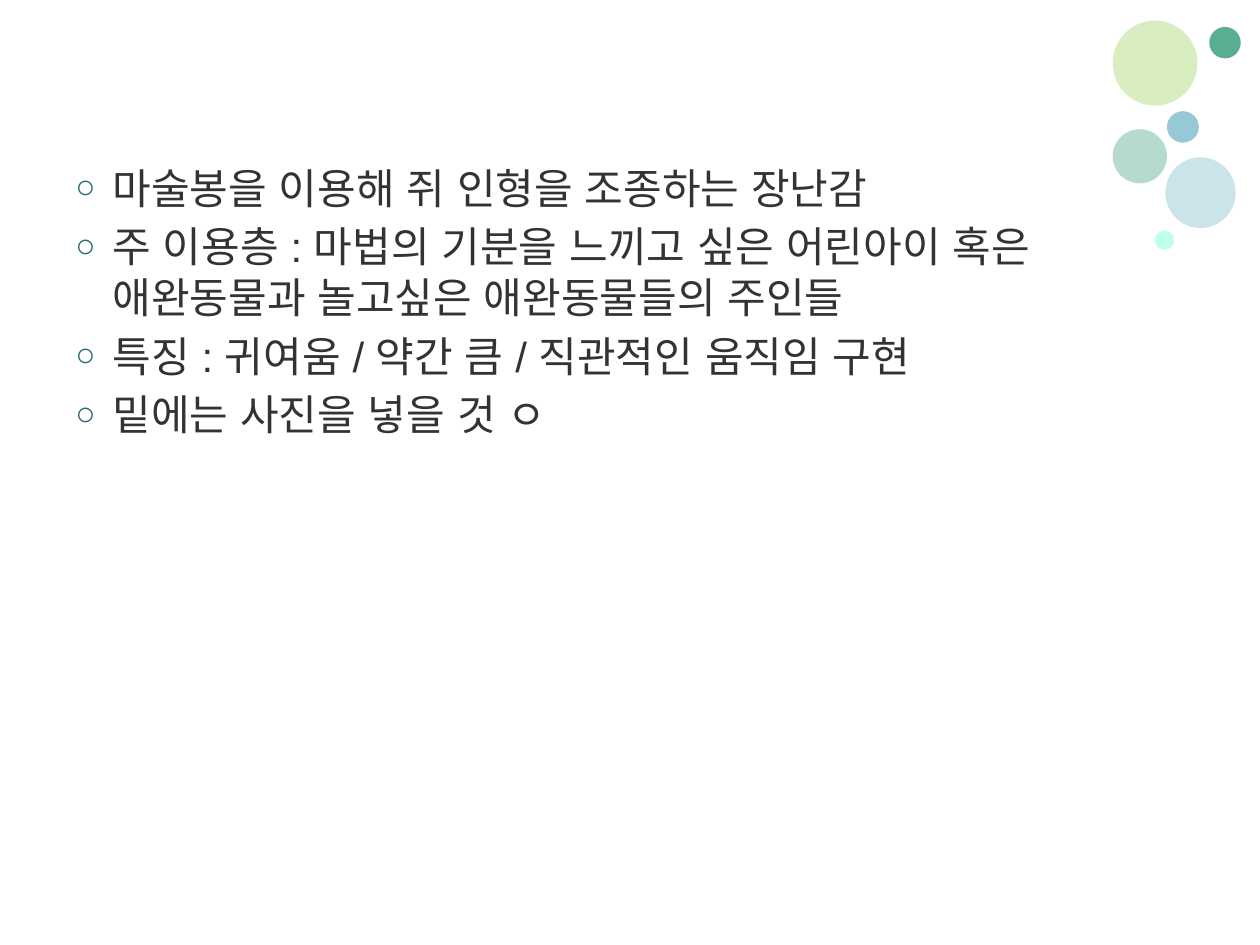
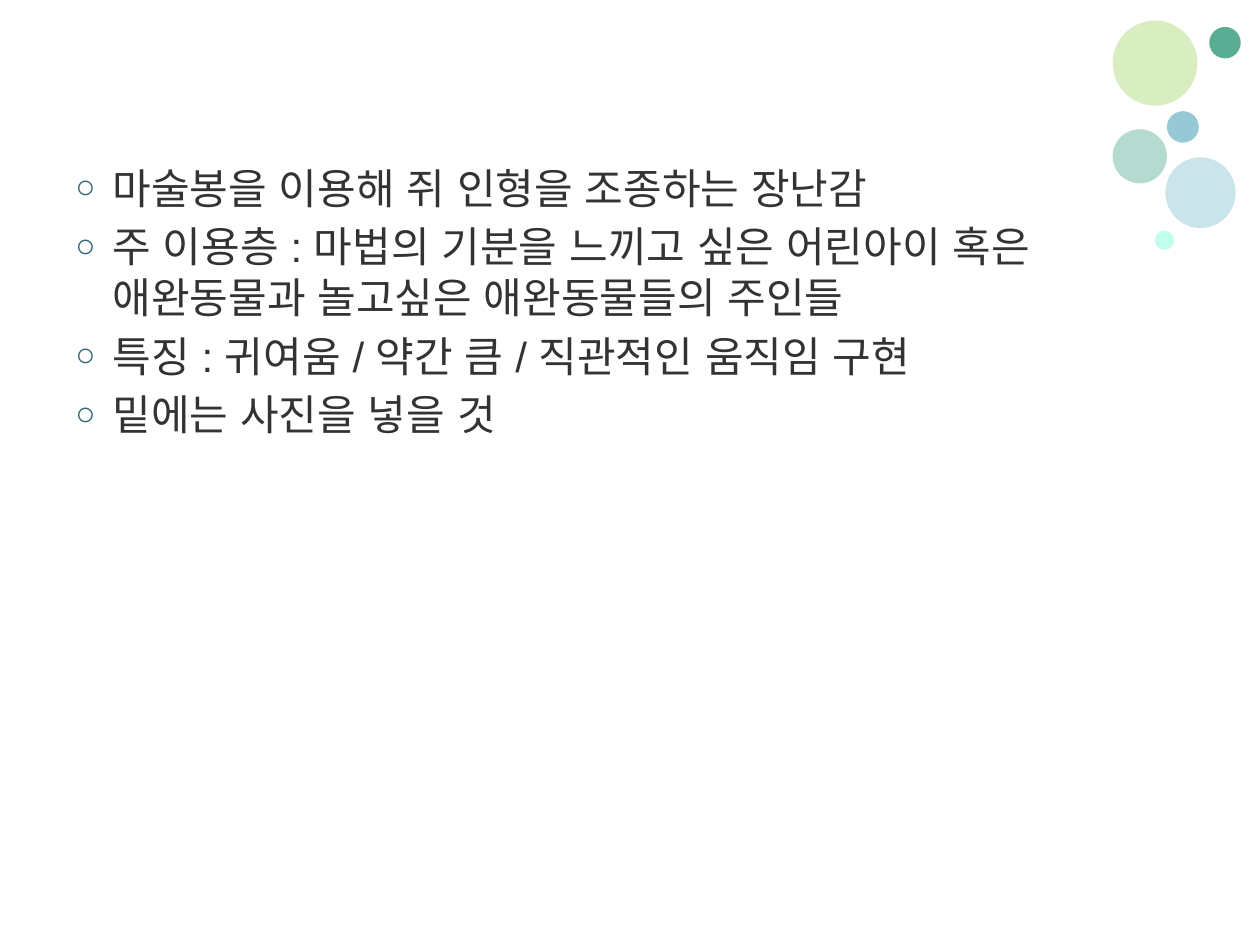
Before and after one commit to Phryxia/i_do_ino_majic, a slide deck: slide 2 of I DO INO PPT.pptx. Drawn at 1260x945 pixels with LibreOffice and Linux fonts; fonts in the diff are those of the drawing; background and template pictures are left out. Boxes give left, top, right and bottom in pixels: in the first picture for what was removed or moved away, otherwise in the second. Text is boxed around its words. In the diff, an @@ line names an element or a change of style, - is before the commit and + after.

Commit message:
Revert "TEST"
This reverts commit a1a518e074f727819006240155fe3a0eff5c7ed8.

```diff
--- a/I DO INO PPT.pptx
+++ b/I DO INO PPT.pptx
@@ text at box(113, 395, 496, 434): text changed @@
-○ 밑에는 사진을 넣을 것 ㅇ
+○ 밑에는 사진을 넣을 것
```
